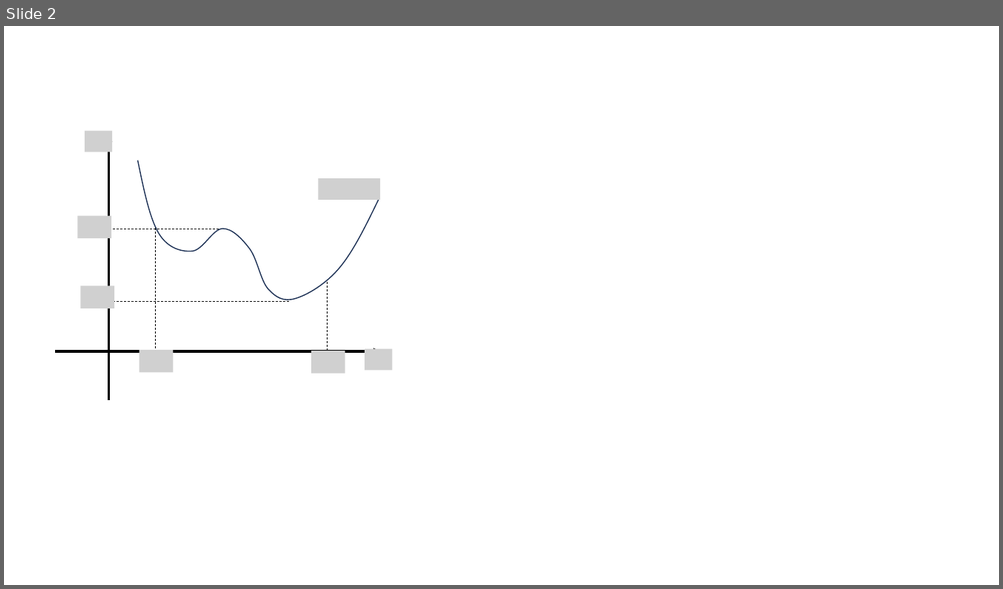
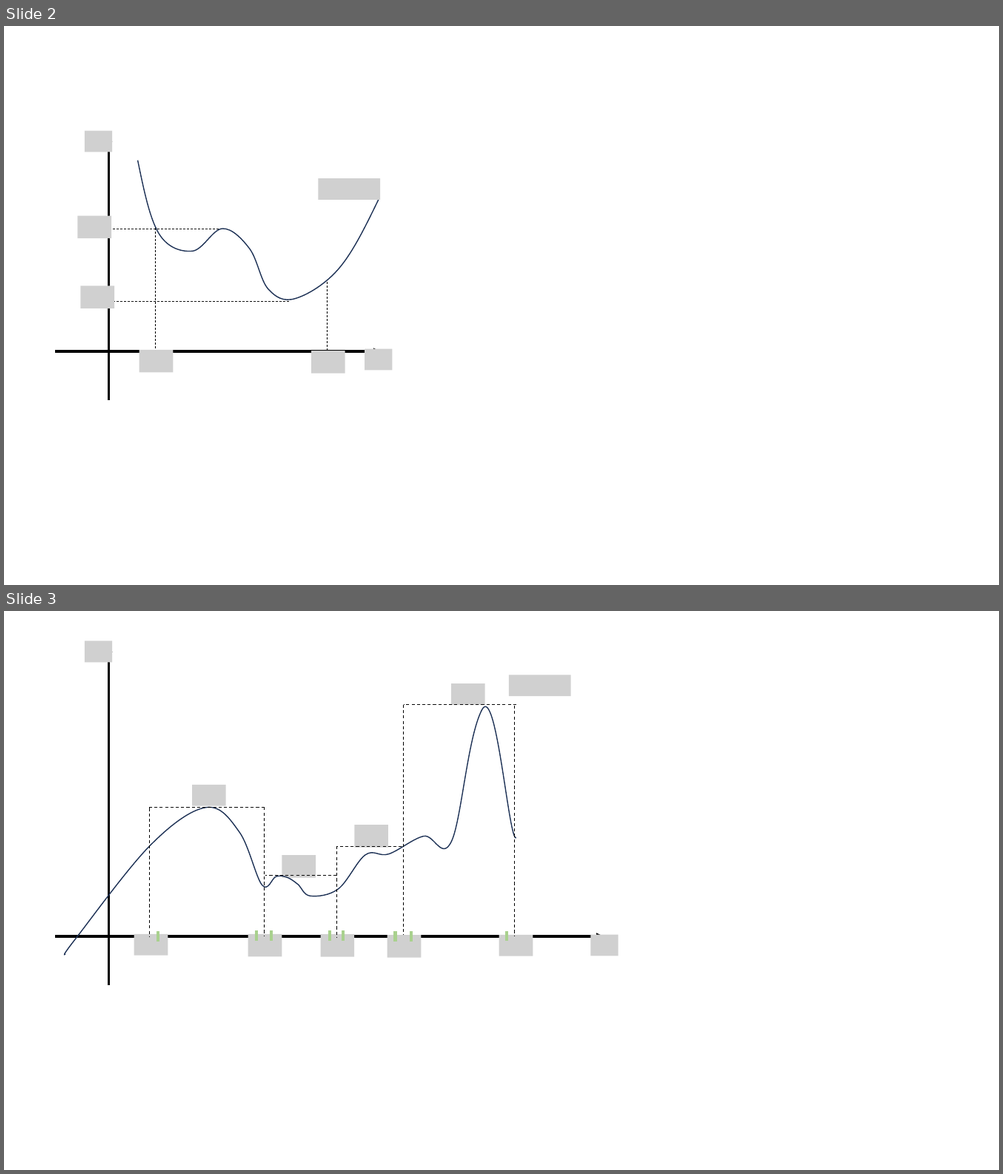
Before and after one commit to govin08/govin08.github.io, a slide deck: images/2024-10-25-Fourier_A1/Fourier_A1.pptx. Shown one above the other, each under a label of ours: slide 2 before the commit, slides 2 and 3 after it. The pictures are 1003x589 and 1003x1174 pixels, drawn with LibreOffice and Linux fonts; fonts in the diff are those of the drawing; grey boxes stand for pictures. Boxes give left, top, right and bottom in pixels: in the first picture for what was removed or moved away, otherwise in the second. Text is boxed around its words. In the diff, an @@ line names an element or a change of style, - is before the commit and + after.

```diff
--- a/images/2024-10-25-Fourier_A1/Fourier_A1.pptx
+++ b/images/2024-10-25-Fourier_A1/Fourier_A1.pptx
@@ slide 3 added at (x1=4, y1=611, x2=999, y2=1170), background #FFFFFF @@
@@ picture added at (x1=85, y1=641, x2=112, y2=663) @@
@@ arrow added from (109, 985) to (109, 645), #000000 2.25 pt @@
@@ picture added at (x1=509, y1=675, x2=570, y2=697) @@
@@ picture added at (x1=451, y1=684, x2=484, y2=705) @@
@@ freeform shape added at (x1=65, y1=706, x2=517, y2=955), outline #1E3256 1 pt @@
@@ picture added at (x1=192, y1=785, x2=225, y2=806) @@
@@ group added at (x1=149, y1=705, x2=516, y2=937): 9 lines @@
@@ picture added at (x1=355, y1=825, x2=388, y2=848) @@
@@ picture added at (x1=282, y1=856, x2=315, y2=878) @@
@@ arrow added from (56, 937) to (603, 937), #000000 2.25 pt @@
@@ picture added at (x1=134, y1=934, x2=168, y2=956) @@
@@ line added from (158, 932) to (158, 943), #A9D18E 3 pt @@
@@ picture added at (x1=248, y1=934, x2=282, y2=957) @@
@@ line added from (256, 931) to (256, 941), #A9D18E 3 pt @@
@@ line added from (271, 931) to (271, 941), #A9D18E 3 pt @@
@@ picture added at (x1=320, y1=935, x2=354, y2=957) @@
@@ line added from (330, 931) to (330, 941), #A9D18E 3 pt @@
@@ line added from (343, 931) to (343, 941), #A9D18E 3 pt @@
@@ picture added at (x1=387, y1=936, x2=421, y2=958) @@
@@ line added from (395, 931) to (395, 942), #A9D18E 3 pt @@
@@ line added from (412, 931) to (412, 942), #A9D18E 3 pt @@
@@ picture added at (x1=498, y1=935, x2=532, y2=957) @@
@@ line added from (507, 931) to (507, 942), #A9D18E 3 pt @@
@@ picture added at (x1=590, y1=935, x2=618, y2=957) @@
```
Also in this commit, not shown: 1 other slide added, 7 other files.
